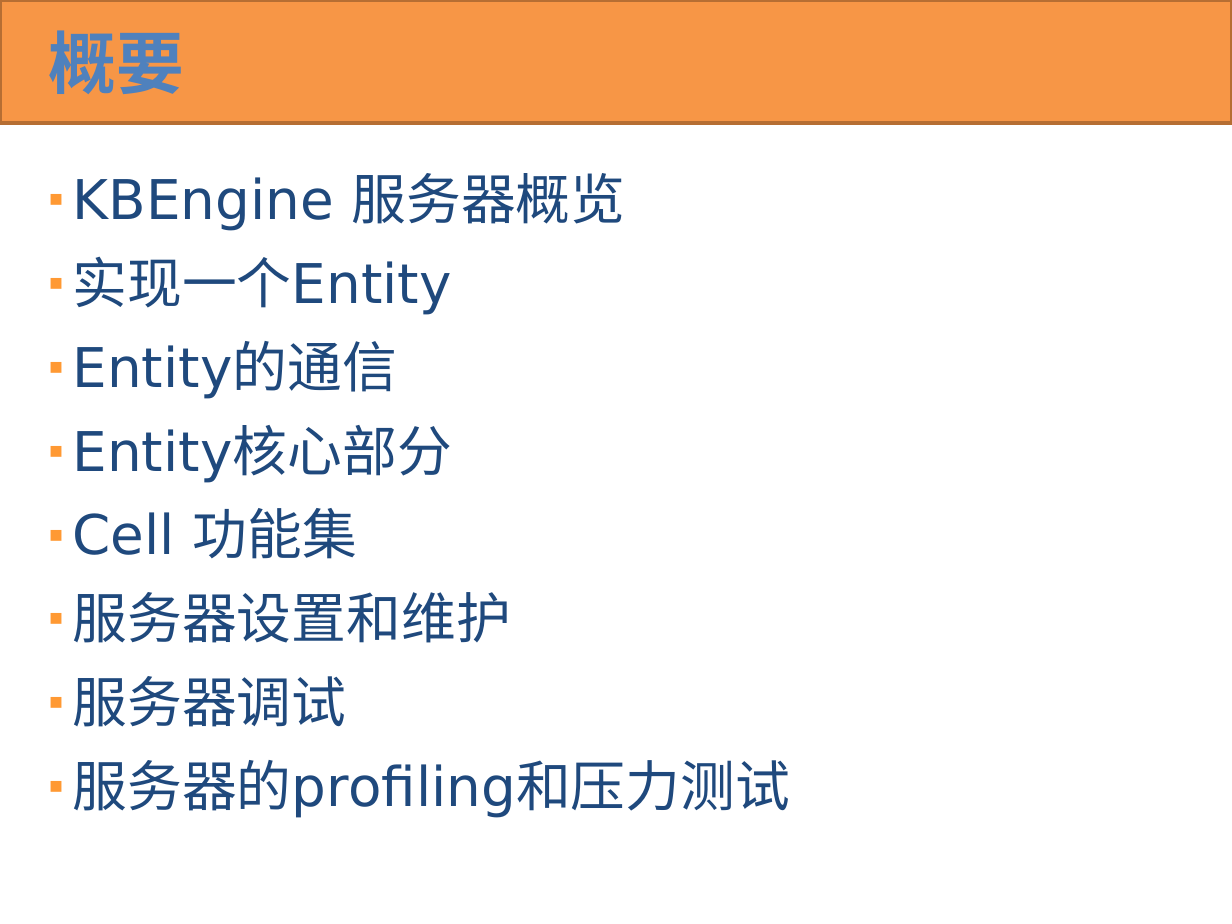
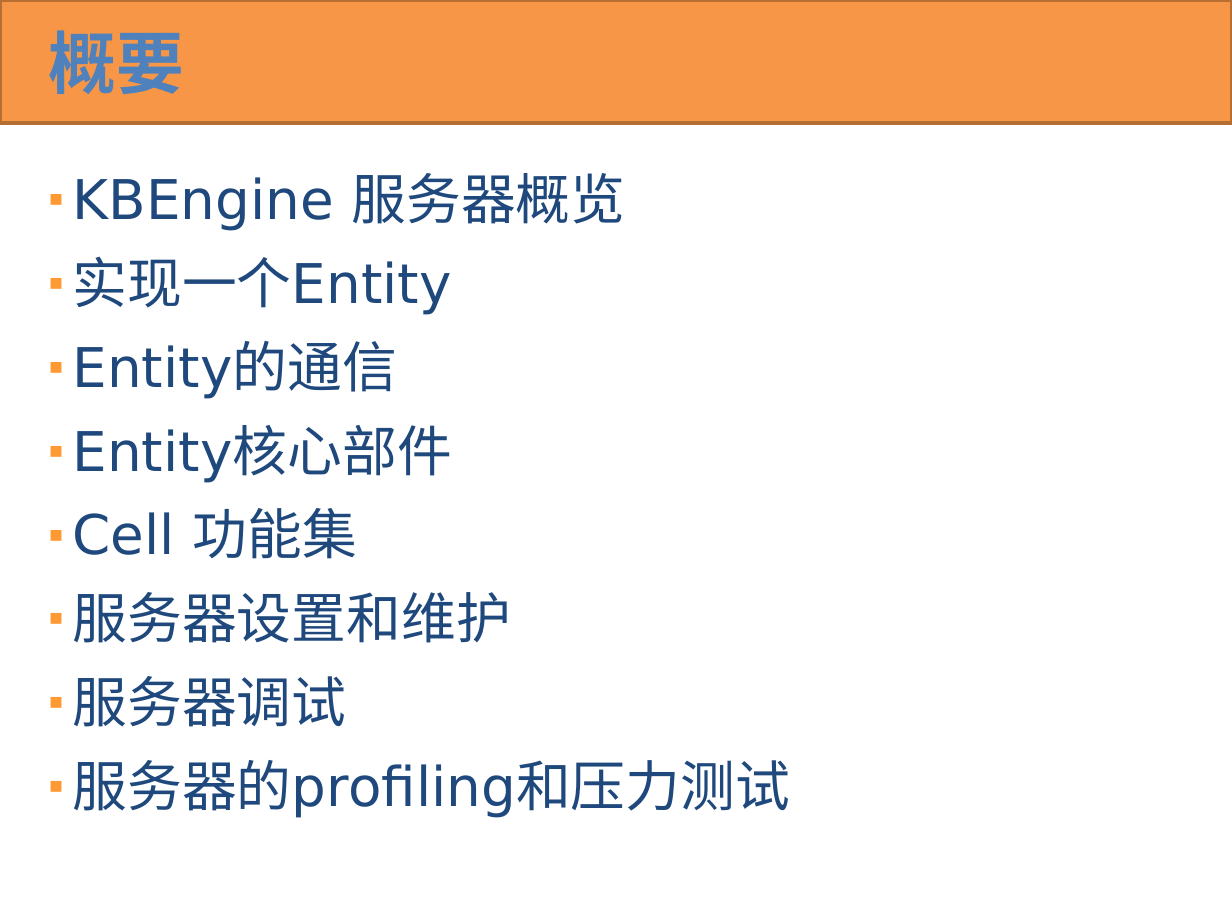
Before and after one commit to kbengine/kbengine_docs, a slide deck: slide 2 of KBEngine overview(cn).pptx. Drawn at 1232x924 pixels with LibreOffice and Linux fonts; fonts in the diff are those of the drawing. Boxes give left, top, right and bottom in pixels: in the first picture for what was removed or moved away, otherwise in the second. Text is boxed around its words. In the diff, an @@ line names an element or a change of style, - is before the commit and + after.

Commit message:
up

```diff
--- a/KBEngine overview(cn).pptx
+++ b/KBEngine overview(cn).pptx
@@ text at [73, 426, 452, 482]: text changed @@
-▪ Entity核心部分
+▪ Entity核心部件
```
